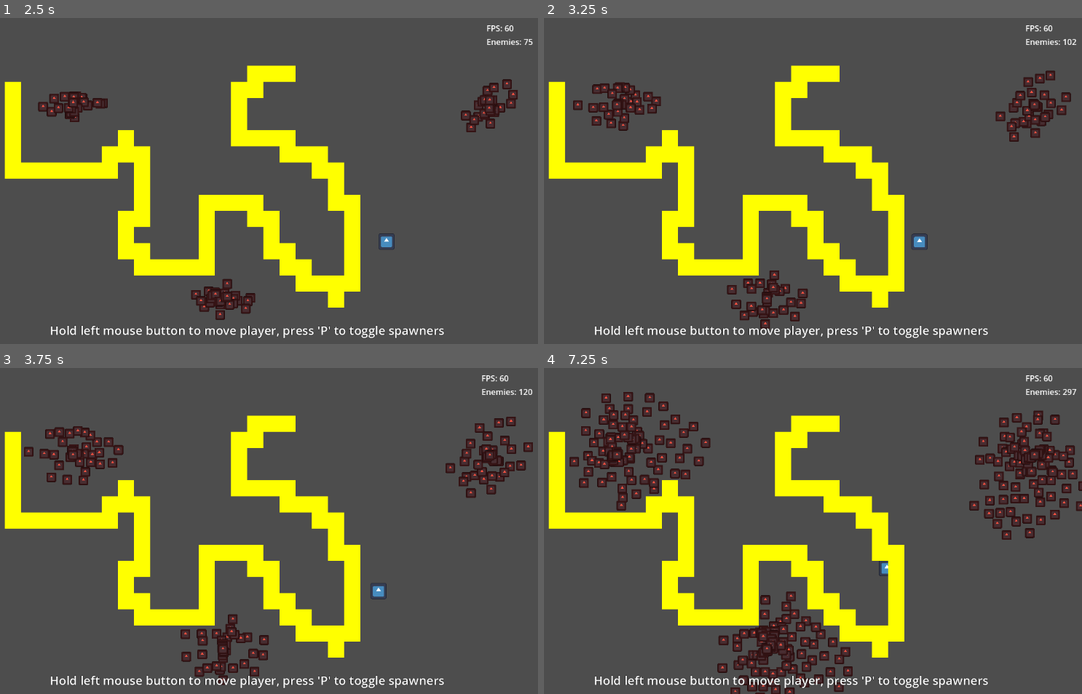
Above: before the commit, frames 1-4 (two rows, left to right).
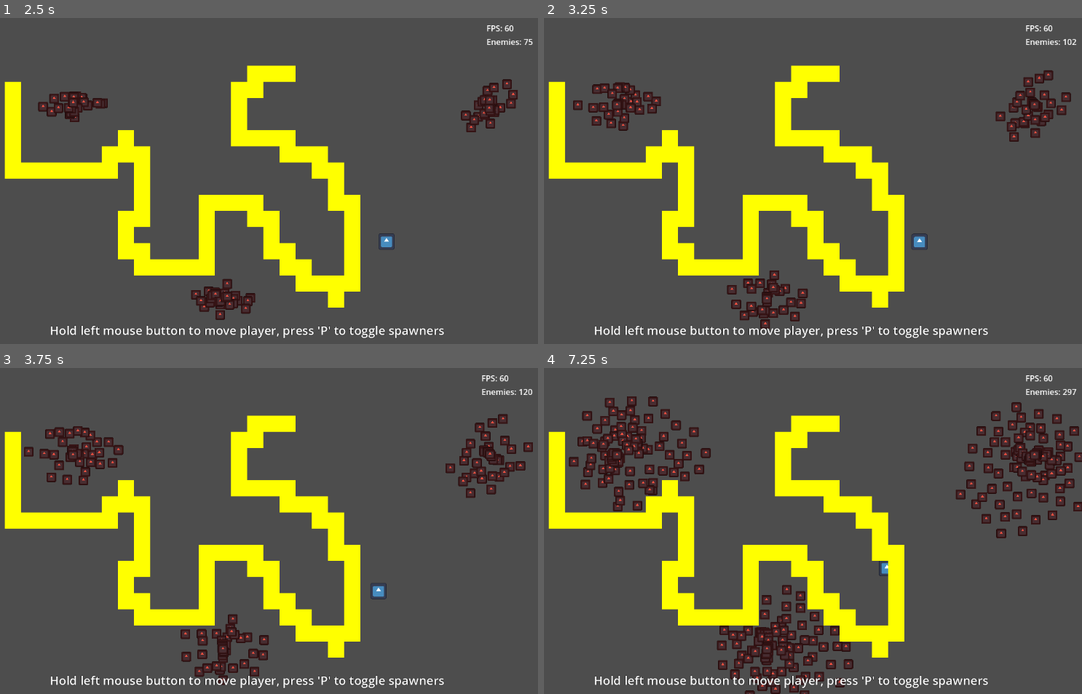
Above: after the commit, the same moments.

Repository: Griiimon/Manymies
Game: Godot game, scene res://main.tscn
Same seed, same stepped clock (60 frames per second), same inputs: the game is played once before the commit and once after it. The engine's default icon, where the game draws it, is replaced by a stand-in: a white triangle on a blue panel in a dark square.
Inputs (mouse positions are in pixels of both pictures, inside the frame that each line leads up to):
- Up to frame 1 (2.5 s): tap P (pause_spawner) at 0.5, 1.25, 2 s; move the mouse to (376, 164) at 0.52 s; click (376, 164) at 0.67 s; move the mouse to (129, 197) at 1.27 s; click (129, 197) at 1.42 s; move the mouse to (306, 109) at 2.02 s; click (306, 109) at 2.17 s
- Up to frame 2 (3.25 s): tap P (pause_spawner) at 2.75 s; move the mouse to (764, 246) at 2.77 s; click (764, 246) at 2.92 s
- Up to frame 3 (3.75 s): tap P (pause_spawner) at 3.5 s; move the mouse to (419, 579) at 3.52 s; click (419, 579) at 3.67 s
- Up to frame 4 (7.25 s): tap P (pause_spawner) at 4.25 s; move the mouse to (619, 482) at 4.27 s; click (619, 482) at 4.42 s; move the mouse to (818, 531) at 5.02 s; click (818, 531) at 5.17 s; move the mouse to (705, 449) at 5.77 s; click (705, 449) at 5.92 s; move the mouse to (920, 514) at 6.52 s; click (920, 514) at 6.67 s

Frame 1 is identical in both runs. In frame 2, 0.1% of the frame differs, in the area x 87-95%, y 16-34%; in frame 3, 0.5%; in frame 4, 9.8%, in the area x 4-100%, y 7-100%.

Commit message:
separate grid width/height

Diff:
--- a/solutions/grid pathfinding/grid_pathfinding.gd
+++ b/solutions/grid pathfinding/grid_pathfinding.gd
@@ -1,6 +1,7 @@
 extends Pathfinder
 
-@export var GRID_SIZE: int= 65
+@export var GRID_WIDTH: int= 40
+@export var GRID_HEIGHT: int= 25
 
 var astar_grid: AStarGrid2D
 var cached_directions: Dictionary
@@ -10,7 +11,7 @@
 func _ready() -> void:
 	super()
 	astar_grid= AStarGrid2D.new()
-	astar_grid.region = Rect2i(0, 0, GRID_SIZE, GRID_SIZE)
+	astar_grid.region = Rect2i(0, 0, GRID_WIDTH, GRID_HEIGHT)
 	astar_grid.cell_size = Vector2(Global.TILE_SIZE, Global.TILE_SIZE)
 
 	#astar_grid.update()
@@ -31,16 +32,16 @@
 	var timer:= Stopwatch.new()
 	astar_grid.update()
 
-	for x in GRID_SIZE:
-		for y in GRID_SIZE:
+	for x in GRID_WIDTH:
+		for y in GRID_HEIGHT:
 			var grid_coords:= Vector2i(x, y)
 			if Global.obstacle_tile_map.get_cell_source_id(grid_coords) != -1:
 				astar_grid.set_point_solid(grid_coords)
 
 	timer.stop("Pathfinder points update")
 
-	for x in GRID_SIZE:
-		for y in GRID_SIZE:
+	for x in GRID_WIDTH:
+		for y in GRID_HEIGHT:
 			var grid_coords:= Vector2i(x, y)
 			var path: PackedVector2Array= astar_grid.get_point_path(grid_coords, player_grid_coords)
 
